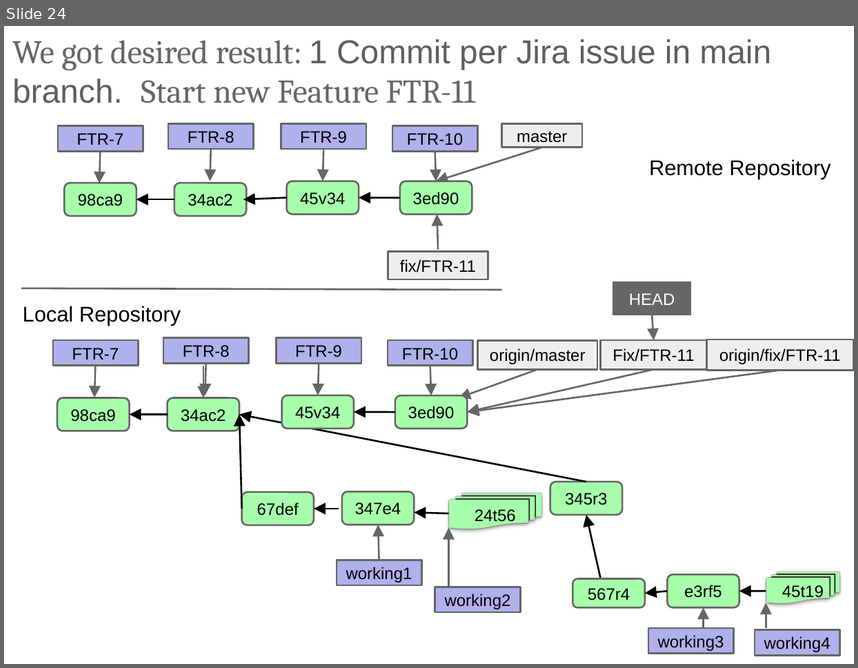
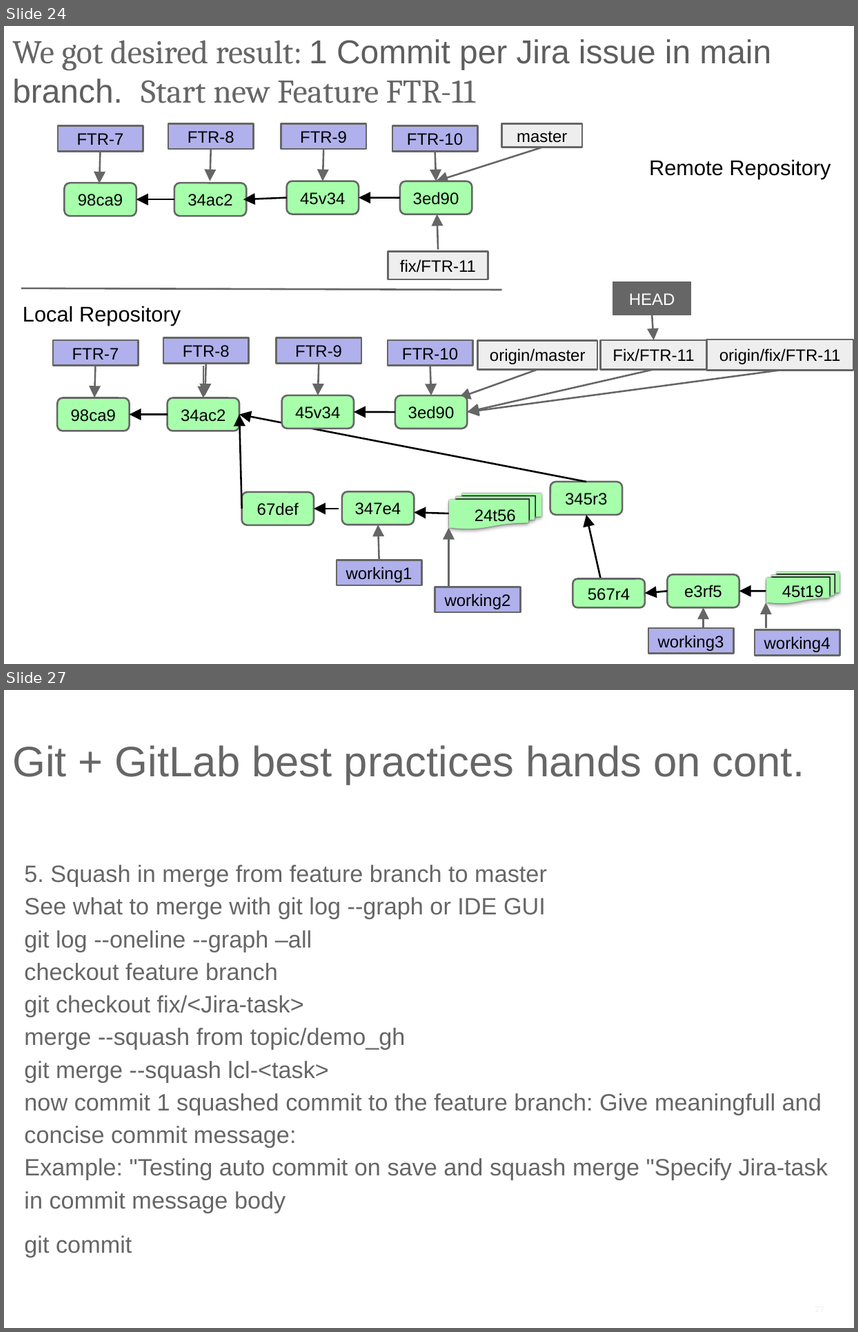
Before and after one commit to ilyaro/mysite, a slide deck: WorkStuff/Courses/Git/Git_Gitlab_Best_Practices/Git_Gitlab_BestPractices.pptx. Shown one above the other, each under a label of ours: slide 24 before the commit, slides 24 and 27 after it; the slides between them are not shown. The pictures are 858x668 and 858x1332 pixels, drawn with LibreOffice and Linux fonts; fonts in the diff are those of the drawing. Boxes give left, top, right and bottom in pixels: in the first picture for what was removed or moved away, otherwise in the second. Text is boxed around its words. In the diff, an @@ line names an element or a change of style, - is before the commit and + after.

Commit message:
Adding hands on

```diff
--- a/WorkStuff/Courses/Git/Git_Gitlab_Best_Practices/Git_Gitlab_BestPractices.pptx
+++ b/WorkStuff/Courses/Git/Git_Gitlab_Best_Practices/Git_Gitlab_BestPractices.pptx
@@ slide 27 added at (4, 690, 854, 1328), background #FFFFFF @@
@@ title added at (12, 745, 804, 784), 36 pt, text #666666 @@
+Git + GitLab best practices hands on cont.
@@ text added at (24, 865, 828, 1256), 20 pt, text #666666 @@
+5. Squash in merge from feature branch to master
+See what to merge with git log --graph or IDE GUI
+git log --oneline --graph –all
+checkout feature branch
+git checkout fix/<Jira-task>
+merge --squash from topic/demo_gh
+git merge --squash lcl-<task>
+now commit 1 squashed commit to the feature branch: Give meaningfull and concise commit message:
+Example: "Testing auto commit on save and squash merge "Specify Jira-task in commit message body
+git commit
```
Also in this commit, not shown: 1 slide changed, 2 other slides added.
